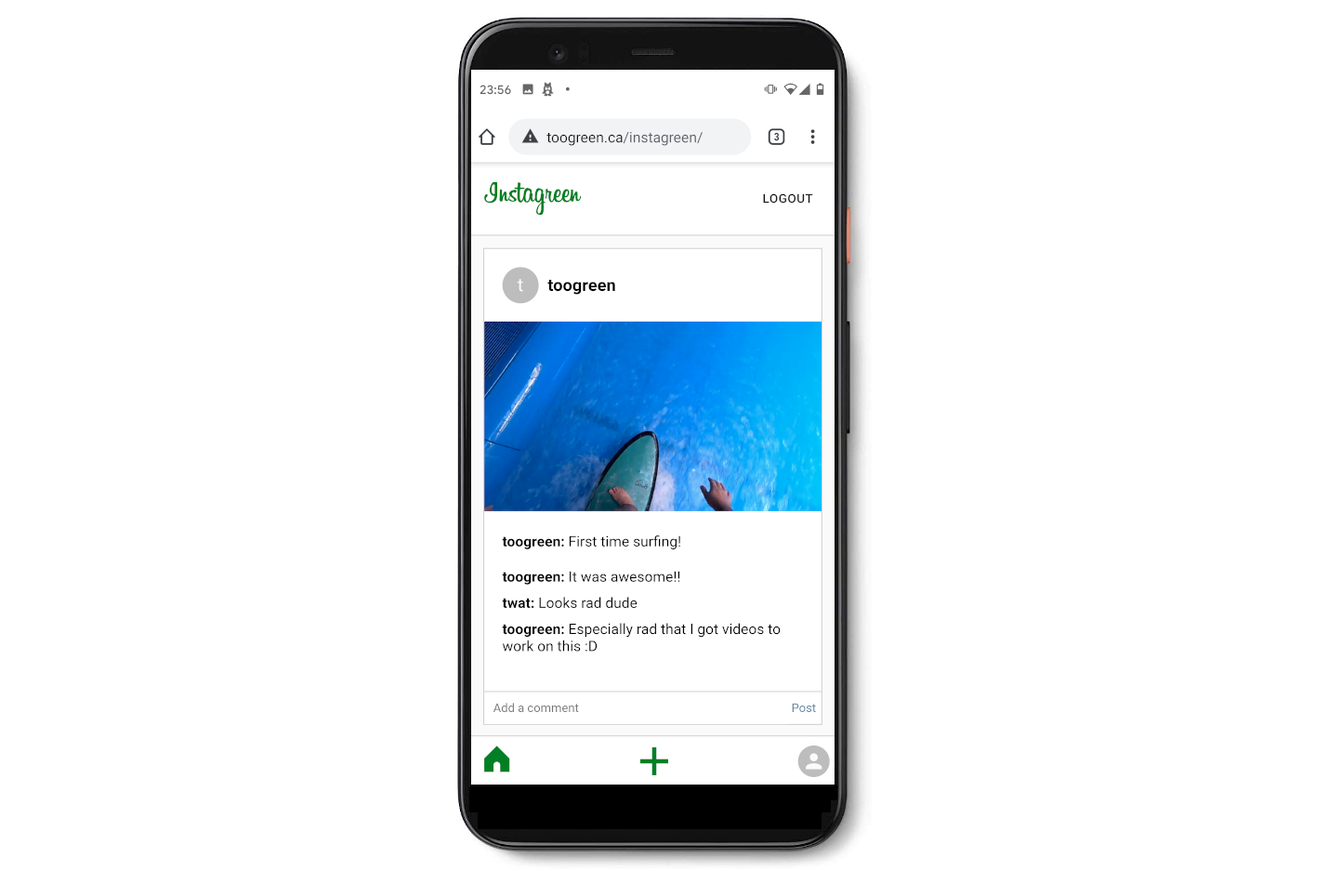
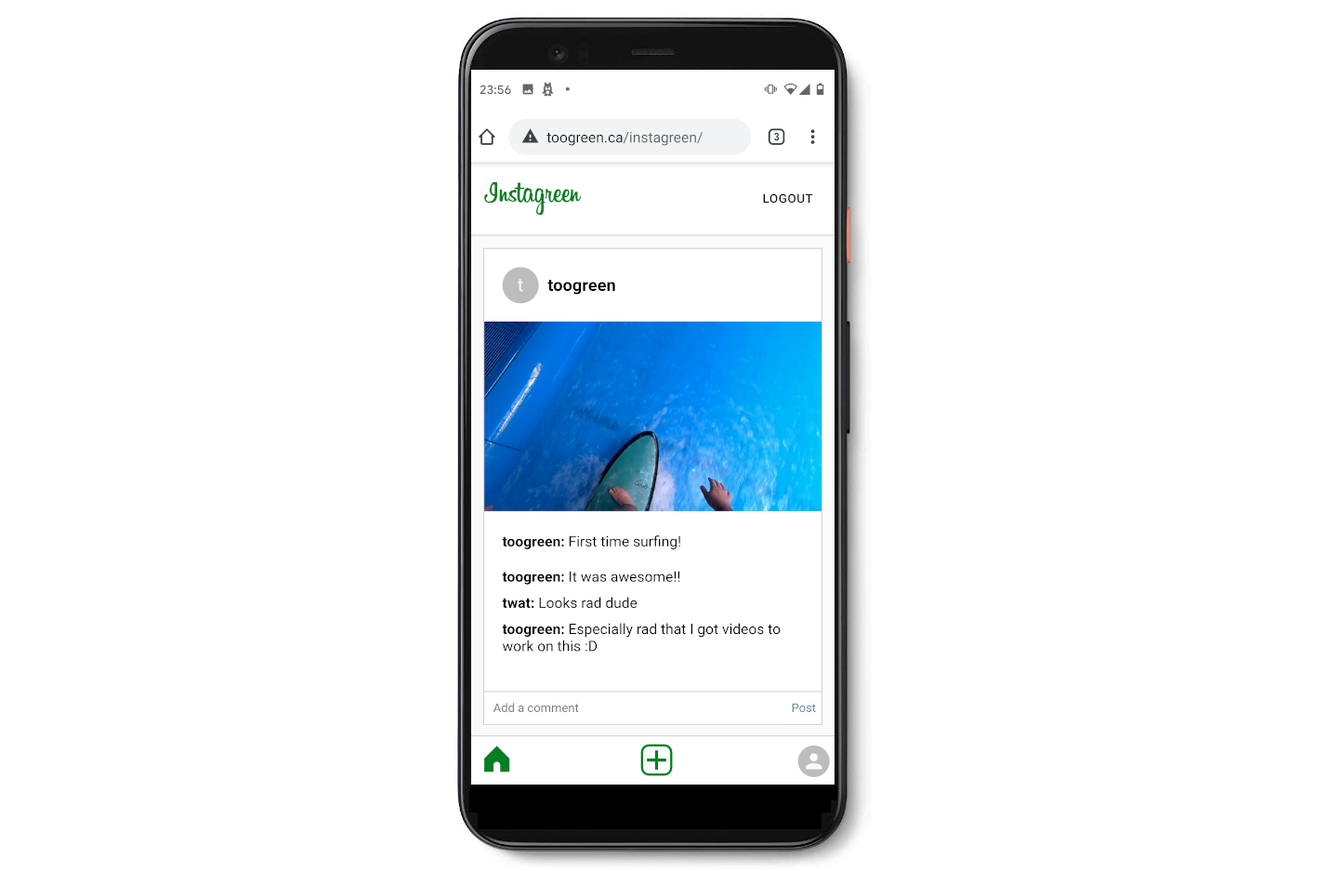
Layer changes from the first 1341x871 image to the second:
added layer "Screen Shot 2020-08-23 at 20.58.27.png" above "Screen Shot 2020-08-23 at 20.58.27.png #1" over bbox(639, 743, 673, 776)
